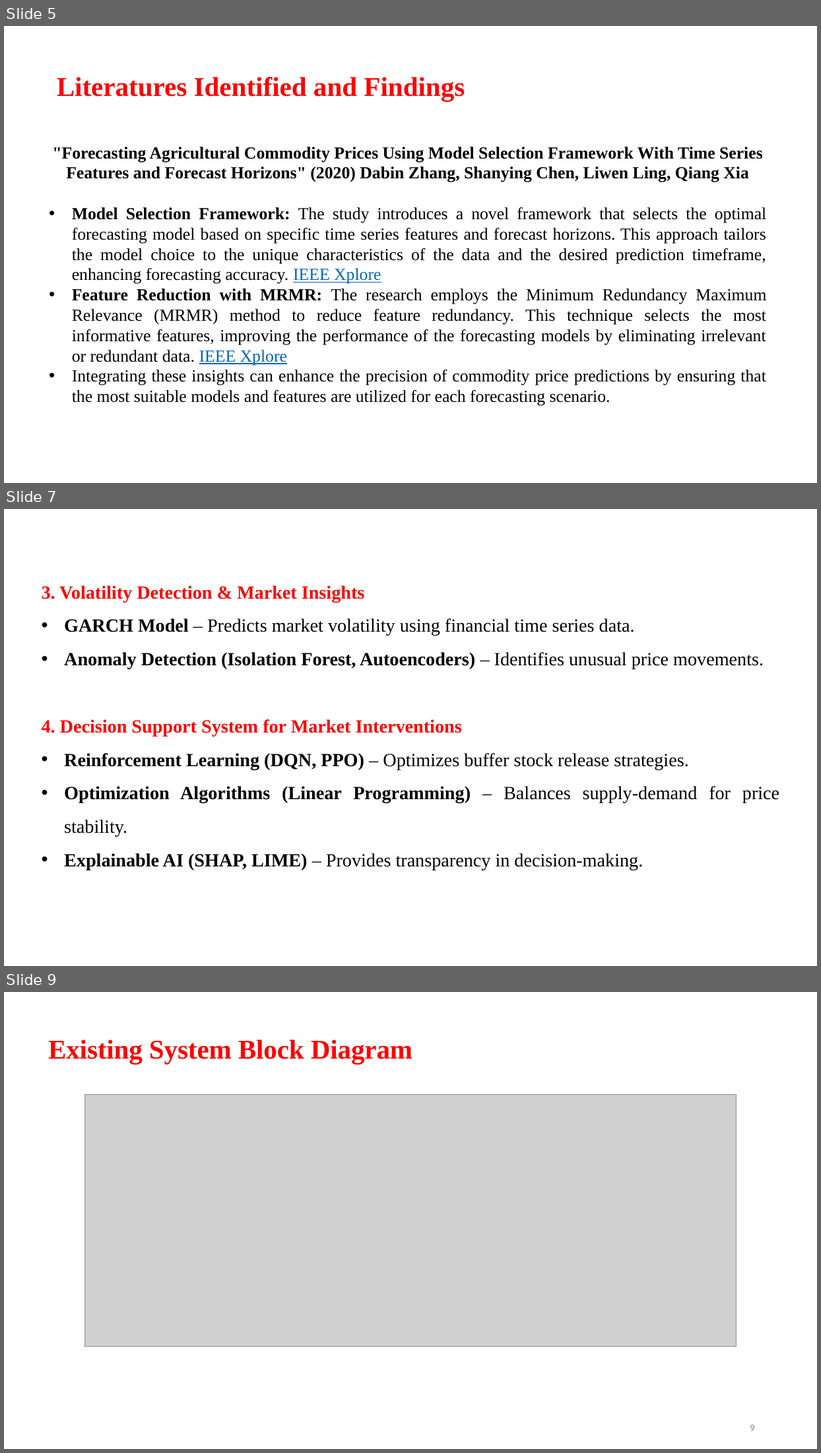
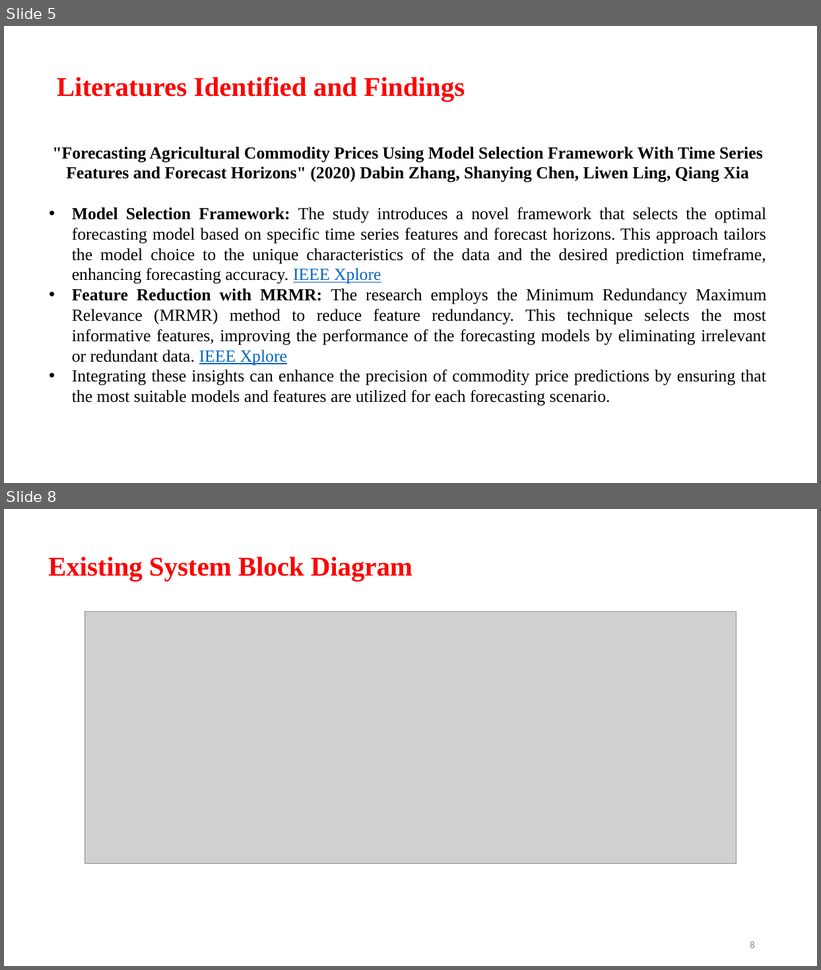
Before and after one commit to Aashif786/Price-Prediction-Model-for-Agricultural-Products, a slide deck: ppts/2.pptx. Shown one above the other, each under a label of ours: slides 5, 7 and 9 before the commit, slides 5 and 8 after it; the slides between them are not shown. The pictures are 821x1453 and 821x970 pixels, drawn with LibreOffice and Linux fonts; fonts in the diff are those of the drawing; grey boxes stand for pictures; background and template pictures are left out. Boxes give left, top, right and bottom in pixels: in the first picture for what was removed or moved away, otherwise in the second. Text is boxed around its words. In the diff, an @@ line names an element or a change of style, - is before the commit and + after.

```diff
--- a/ppts/2.pptx
+++ b/ppts/2.pptx
@@ slide 7 removed at (4, 509, 817, 966), background picture (left out) @@
@@ text removed at (42, 586, 780, 870) @@
-3. Volatility Detection & Market Insights
-• GARCH Model – Predicts market volatility using financial time series data.
-• Anomaly Detection (Isolation Forest, Autoencoders) – Identifies unusual price movements.
-4. Decision Support System for Market Interventions
-• Reinforcement Learning (DQN, PPO) – Optimizes buffer stock release strategies.
-• Optimization Algorithms (Linear Programming) – Balances supply-demand for price stability.
-• Explainable AI (SHAP, LIME) – Provides transparency in decision-making.
@@ what was slide 9 is now slide 8 @@
@@ page number at (750, 941, 755, 949): text changed @@
-9
+8
```
Also in this commit, not shown: 5 slides changed, 2 slides added, 28 other files.
